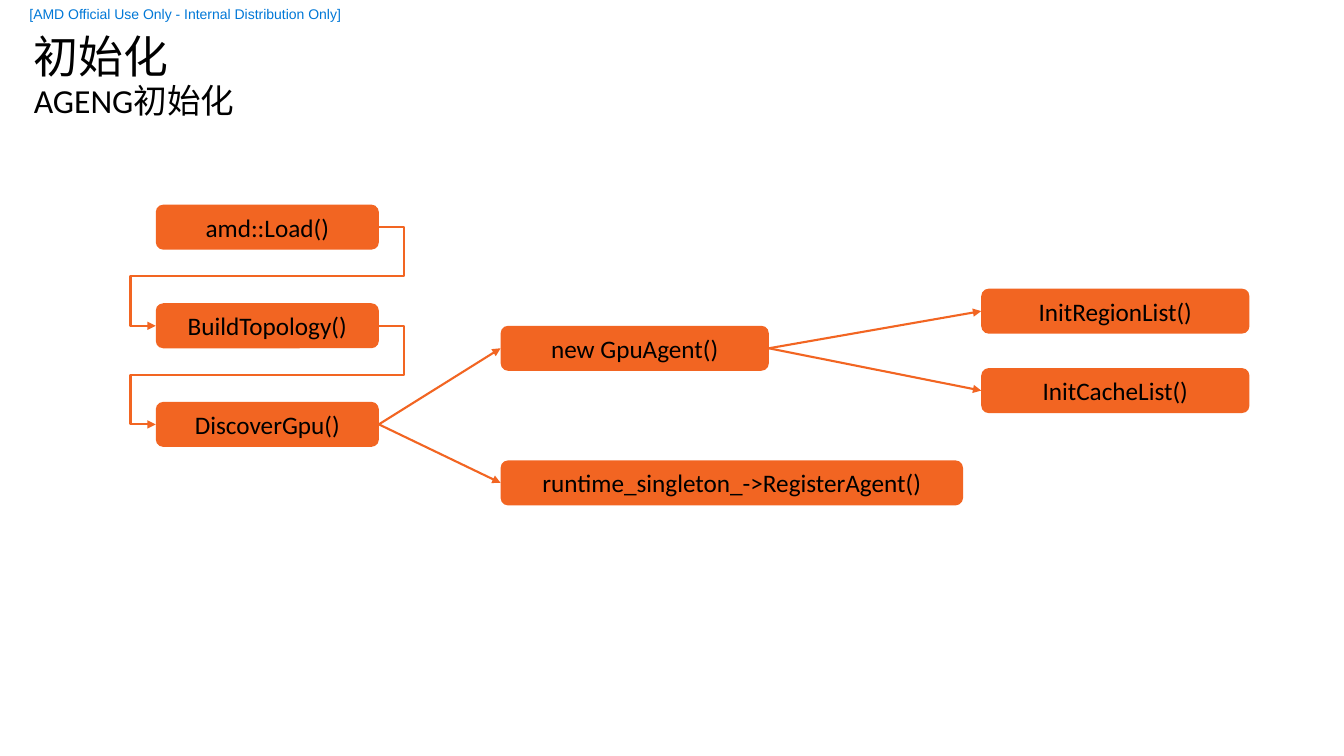
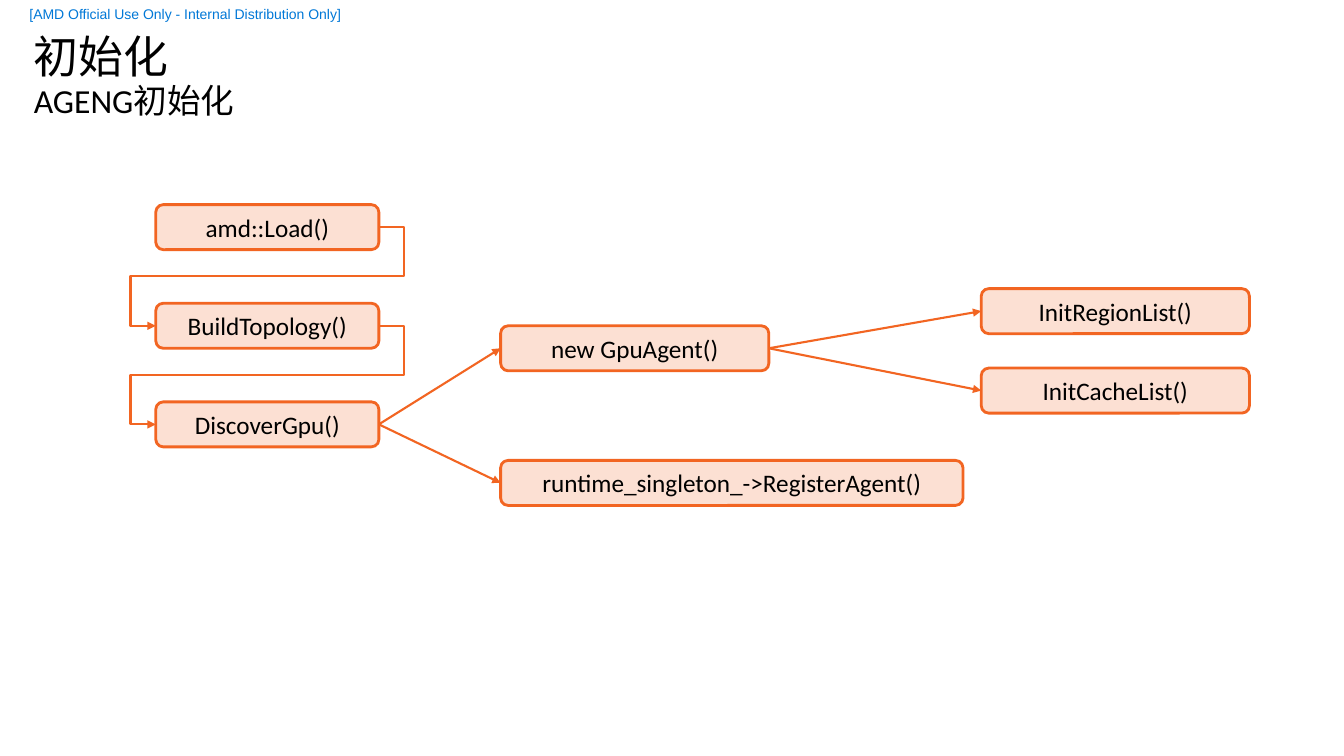
Before and after one commit to feifei14119/KmtHsaStudy, a slide deck: slide 6 of doc/HSA-KMT.pptx (slide 15 before the commit). Drawn at 1344x756 pixels with LibreOffice and Linux fonts; fonts in the diff are those of the drawing; background and template pictures are left out. Boxes give left, top, right and bottom in pixels: in the first picture for what was removed or moved away, otherwise in the second. Text is boxed around its words. In the diff, an @@ line names an element or a change of style, - is before the commit and + after.

```diff
--- a/doc/HSA-KMT.pptx
+++ b/doc/HSA-KMT.pptx
@@ fill #F26522 to #FCE0D3; outline none to #F26522 2 pt in 7 elements at box(155, 205, 378, 250), box(155, 402, 378, 448), box(501, 326, 769, 371), box(501, 461, 964, 506), box(981, 288, 1249, 334), box(981, 368, 1249, 413), box(155, 303, 378, 349) @@
```
Also in this commit, not shown: 16 other slides changed, 10 slides added, 2 slides removed, 38 other files.
